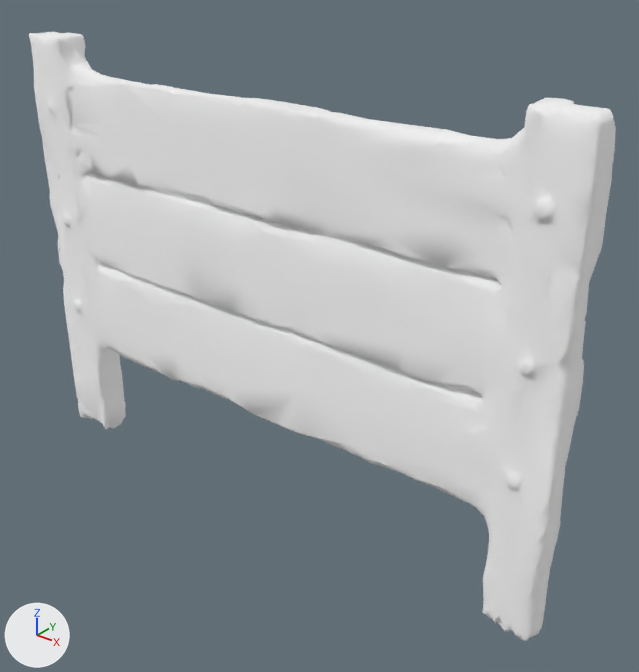
A saved change to the glTF model models/props/donkeys.glb.
Rendered twice from a camera (50 mm lens) standing at (17.1, -18.7, 18.8) and looking at (1.5, 0.7, 6.7). The axes (+X, +Y, +Z) are drawn at lower left. The lights are the same throughout. The first picture is the older version.

Names of what the first picture shows: 'output_unwrapped'.
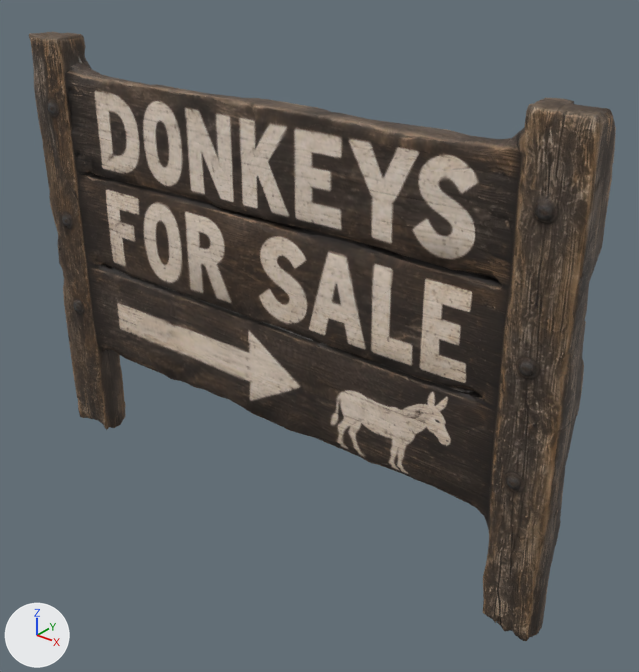
Where the change shows, as pixel boxes (x1, y1, x2, y2) in the pictures (639 x 672 px):
'output_unwrapped', surface changed (darker): (29, 32, 616, 641) in both

Diff of the bpy script that builds the scene:
```diff
--- a/models/props/donkeys.glb.py
+++ b/models/props/donkeys.glb.py
@@ img_texture_0_metallic_roughness @@
+img_texture_0_metallic_roughness = load_image('texture_0_metallic_roughness', '_unpacked/texture_0_metallic_roughness', 512, 512, 'Non-Color')
@@ img_texture_0 @@
+img_texture_0 = load_image('texture_0', '_unpacked/texture_0', 2048, 2048, 'sRGB')
@@ mat_bakedmaterial_001 @@
 n0 = _N.new('ShaderNodeBsdfPrincipled'); n0.name = 'Principled BSDF'
-n0.inputs[0].default_value = (1.0, 1.0, 1.0, 1.0)  # 'Base Color', white #ffffff
-n0.inputs[1].default_value = 1.0  # 'Metallic'
-n0.inputs[2].default_value = 1.0  # 'Roughness'
 n1 = _N.new('ShaderNodeOutputMaterial'); n1.name = 'Material Output'
+n2 = _N.new('ShaderNodeTexImage'); n2.name = 'Image Texture'
+n2.image = img_texture_0
+n3 = _N.new('ShaderNodeSeparateColor'); n3.name = 'Separate Color'
+n4 = _N.new('ShaderNodeTexImage'); n4.name = 'Image Texture.001'
+n4.image = img_texture_0_metallic_roughness
 _L.new(n0.outputs[0], n1.inputs[0])  # 'BSDF' to 'Surface'
+_L.new(n2.outputs[0], n0.inputs[0])  # 'Color' to 'Base Color'
+_L.new(n3.outputs[2], n0.inputs[1])  # 'Blue' to 'Metallic'
+_L.new(n3.outputs[1], n0.inputs[2])  # 'Green' to 'Roughness'
+_L.new(n4.outputs[0], n3.inputs[0])  # 'Color' to 'Color'
```
